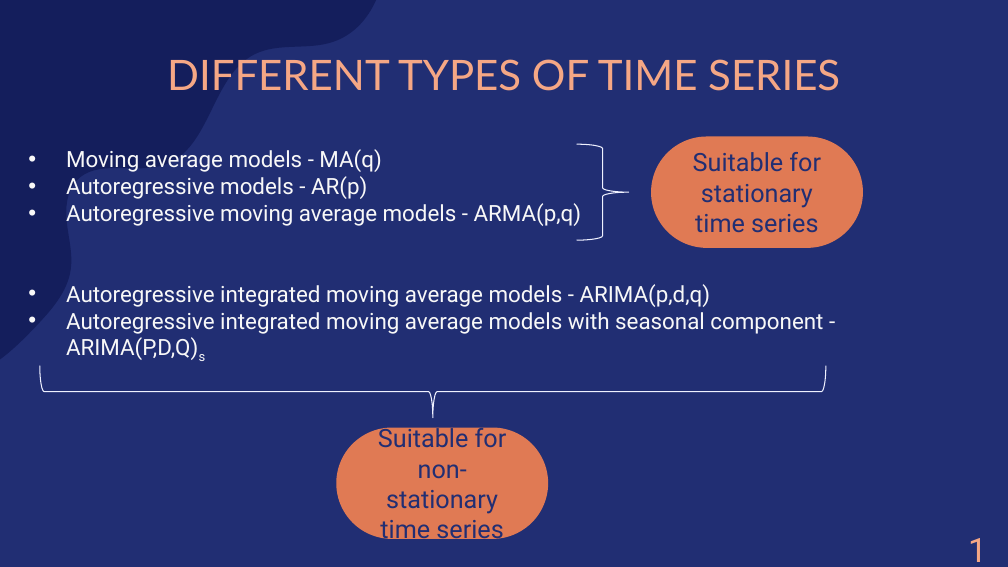
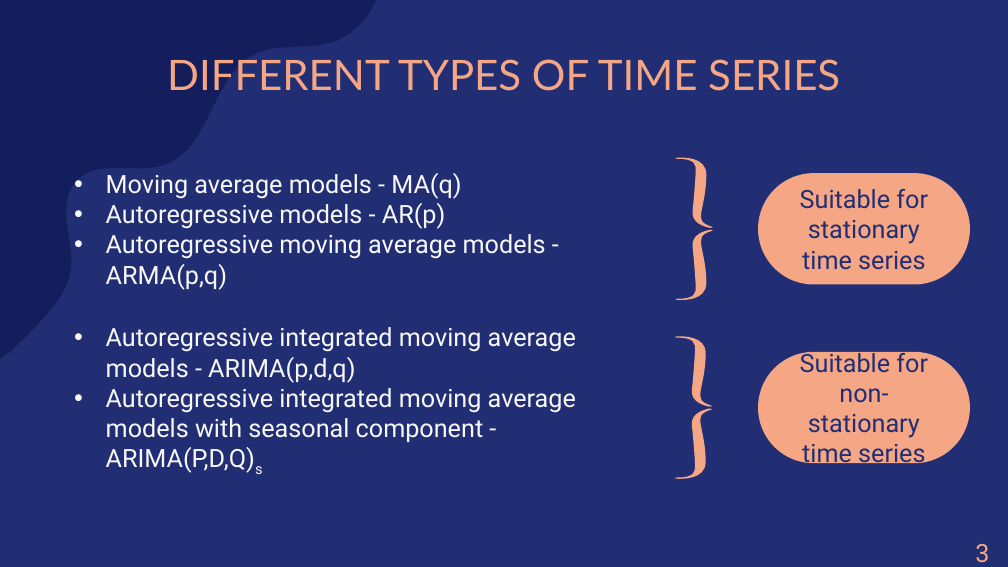
Before and after one commit to amarquard089/Covid19-Hospitalisierungsrate, a slide deck: slide 33 of Praesentation/COVID-19 Hospitalisierungsrate.pptx. Drawn at 1008x567 pixels with LibreOffice and Linux fonts; fonts in the diff are those of the drawing. Boxes give left, top, right and bottom in pixels: in the first picture for what was removed or moved away, otherwise in the second. Text is boxed around its words. In the diff, an @@ line names an element or a change of style, - is before the commit and + after.

Commit message:
Final ppt und pdf

```diff
--- a/Praesentation/COVID-19 Hospitalisierungsrate.pptx
+++ b/Praesentation/COVID-19 Hospitalisierungsrate.pptx
@@ right brace removed at <box>577,144,629,240</box> @@
@@ text "Moving average models - MA(q)": place and size @@
-text "Moving average models - MA(q)" at <box>66,149,823,361</box>
+text "Moving average models - MA(q)" at <box>106,173,546,290</box>
@@ text "Moving average models - MA(q)" at <box>106,173,546,290</box>: size 16 to 18 pt; indent changed @@
@@ freeform shape added at <box>675,157,713,299</box>, fill #F5A785 @@
@@ rounded rectangle "Suitable for stationary time series": place and size @@
-rounded rectangle "Suitable for stationary time series" at <box>651,136,863,248</box>
+rounded rectangle "Suitable for stationary time series" at <box>758,173,970,285</box>
@@ rounded rectangle "Suitable for stationary time series" at <box>758,173,970,285</box>: fill #E07A54 to #F5A785 @@
@@ text at <box>66,284,823,361</box>: paragraphs removed @@
-• Autoregressive integrated moving average models - ARIMA(p,d,q)
-• Autoregressive integrated moving average models with seasonal component - ARIMA(P,D,Q)s
@@ text added at <box>106,327,576,473</box>, 18 pt, text #F8F8F8 @@
+• Autoregressive integrated moving average models - ARIMA(p,d,q)
+• Autoregressive integrated moving average models with seasonal component - ARIMA(P,D,Q)s
@@ freeform shape added at <box>674,337,712,479</box>, fill #F5A785 @@
@@ rounded rectangle "Suitable for non-stationary time series" at <box>758,352,970,464</box>: fill #E07A54 to #F5A785 @@
@@ rounded rectangle "Suitable for non-stationary time series": place and size @@
-rounded rectangle "Suitable for non-stationary time series" at <box>337,427,548,539</box>
+rounded rectangle "Suitable for non-stationary time series" at <box>758,352,970,464</box>
@@ right brace removed at <box>40,366,827,418</box> @@
@@ text removed at <box>959,524,1008,567</box> @@
-15
@@ text added at <box>966,532,1008,567</box>, 18 pt, text #F5A785 @@
+33
```
Also in this commit, not shown: 44 other slides changed, 3 slides added, 4 slides removed, 1 other file.
